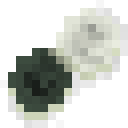
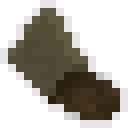
Before/after of a 128px x 128px layered artwork. What changed in the layer stack:
added layer "icon_sugar" above "icon_glass" over 0, 0, 128, 128
hid "icon_glasses", painted on it over 0, 0, 128, 128
